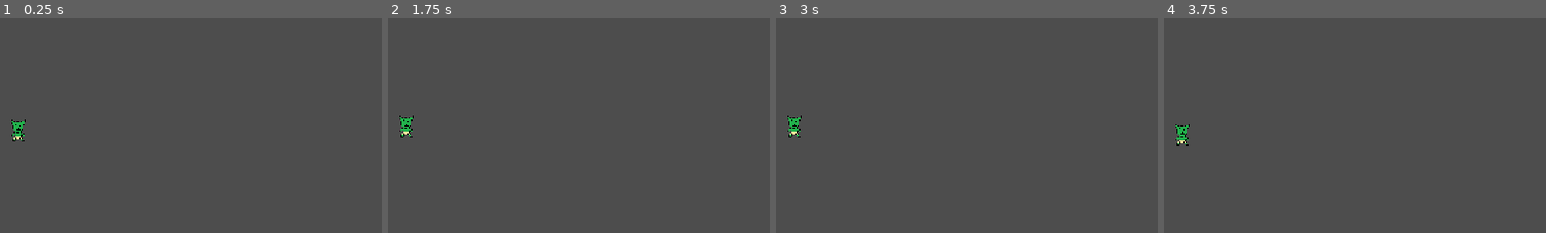
Above: before the commit, frames 1-4 (left to right).
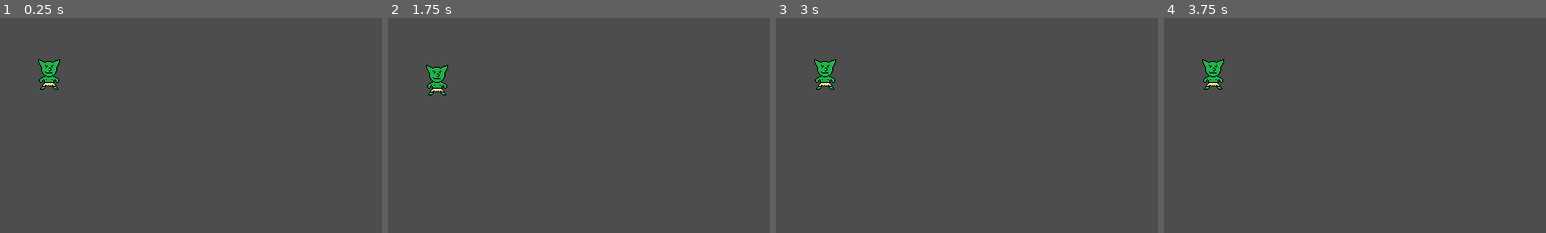
Above: after the commit, the same moments.

Repository: Zelloe/mage-frogs
Game: Godot game, scene res://scenes/game/game.tscn
Same seed, same stepped clock (60 frames per second), same inputs: the game is played once before the commit and once after it.
Inputs:
- Up to frame 1 (0.25 s): no input
- Up to frame 2 (1.75 s): tap Enter at 0.5 s; tap S (press_s, bound only before the commit) at 0.6 s; tap W (press_w, bound only before the commit) at 0.8, 1.35 s; tap Space at 1.25 s; tap Down (p2_down, bound only after the commit) at 1.55 s
- Up to frame 3 (3 s): tap Enter at 2 s; tap Down (p2_down, bound only after the commit) at 2.1 s; tap Up (p2_up, bound only after the commit) at 2.3, 2.85 s; tap Space at 2.75 s
- Up to frame 4 (3.75 s): tap S (press_s, bound only before the commit) at 3.05, 3.6 s; tap Enter at 3.5 s
The pictures show only the part of the screen within x 0-50%, y 0-50%; the shares and areas given below are measured in that part.
In our replay, the window is 800x450 before the commit and 512x288 after it. These sizes can differ from the game's own. Grey fills any space a smaller window leaves; there, only what the larger window draws over its background counts as a difference.

The runs differ from the first frame. In frame 1, 0.8% of the frame differs, in the area x 3-16%, y 19-58%; in frame 2, 0.8%; in frame 3, 0.8%; in frame 4, 0.8%, in the area x 3-16%, y 19-60%.

Commit message:
codigo de movimento unificado

Diff:
--- a/project.godot
+++ b/project.godot
@@ -16,19 +16,41 @@
 
 [display]
 
+window/size/viewport_width=512
+window/size/viewport_height=288
 window/stretch/mode="canvas_items"
 window/stretch/aspect="expand"
 
 [input]
 
-press_w={
+p1_up={
 "deadzone": 0.2,
 "events": [Object(InputEventKey,"resource_local_to_scene":false,"resource_name":"","device":-1,"window_id":0,"alt_press …(192 unchanged characters)…
 ]
 }
-press_s={
+p1_down={
 "deadzone": 0.2,
 "events": [Object(InputEventKey,"resource_local_to_scene":false,"resource_name":"","device":-1,"window_id":0,"alt_press …(192 unchanged characters)…
+]
+}
+p1_action={
+"deadzone": 0.2,
+"events": [Object(InputEventKey,"resource_local_to_scene":false,"resource_name":"","device":-1,"window_id":0,"alt_pressed":false,"shift_pressed":false,"ctrl_pressed":false,"meta_pressed":false,"pressed":false,"keycode":0,"physical_keycode":32,"key_label":0,"unicode":32,"location":0,"echo":false,"script":null)
+]
+}
+p2_up={
+"deadzone": 0.2,
+"events": [Object(InputEventKey,"resource_local_to_scene":false,"resource_name":"","device":-1,"window_id":0,"alt_pressed":false,"shift_pressed":false,"ctrl_pressed":false,"meta_pressed":false,"pressed":false,"keycode":0,"physical_keycode":4194320,"key_label":0,"unicode":0,"location":0,"echo":false,"script":null)
+]
+}
+p2_down={
+"deadzone": 0.2,
+"events": [Object(InputEventKey,"resource_local_to_scene":false,"resource_name":"","device":-1,"window_id":0,"alt_pressed":false,"shift_pressed":false,"ctrl_pressed":false,"meta_pressed":false,"pressed":false,"keycode":0,"physical_keycode":4194322,"key_label":0,"unicode":0,"location":0,"echo":false,"script":null)
+]
+}
+p2_action={
+"deadzone": 0.2,
+"events": [Object(InputEventKey,"resource_local_to_scene":false,"resource_name":"","device":-1,"window_id":0,"alt_pressed":false,"shift_pressed":false,"ctrl_pressed":false,"meta_pressed":false,"pressed":false,"keycode":0,"physical_keycode":4194319,"key_label":0,"unicode":0,"location":0,"echo":false,"script":null)
 ]
 }
 
--- a/scenes/game/game.tscn
+++ b/scenes/game/game.tscn
@@ -1,11 +1,12 @@
 [gd_scene format=3 uid="uid://bw6sjnsjxest2"]
 
-[ext_resource type="PackedScene" uid="uid://48hfhgbcltuv" path="res://player_l.tscn" id="1_80nbo"]
-[ext_resource type="PackedScene" uid="uid://b282asqwi1h0e" path="res://map.tscn" id="1_e2o6t"]
+[ext_resource type="PackedScene" uid="uid://b282asqwi1h0e" path="res://scenes/maps/map.tscn" id="1_e2o6t"]
+[ext_resource type="PackedScene" uid="uid://48hfhgbcltuv" path="res://scenes/players/player.tscn" id="2_7h61r"]
 
 [node name="game" type="Node2D" unique_id=2098349497]
 
 [node name="Map" parent="." unique_id=1652249334 instance=ExtResource("1_e2o6t")]
 
-[node name="PlayerL" parent="." unique_id=2055167309 instance=ExtResource("1_80nbo")]
-position = Vector2(27, 170)
+[node name="CharacterBody2D" parent="." unique_id=2069768529 instance=ExtResource("2_7h61r")]
+position = Vector2(51, 59)
+side = -1
--- a/scenes/players/movement_left.gd
+++ b/scenes/players/movement.gd
@@ -3,9 +3,21 @@
 @export var max_speed := 300.0
 @export var acceleration := 1500.0
 @export var friction := 1800.0
+@export var side: int
+var action_up: String
+var action_down: String
+
+
+func _ready():
+	if side > 0:
+		action_up = "p1_up"
+		action_down = "p1_down"
+	elif side < 0:
+		action_up = "p2_up"
+		action_down = "p2_down"
 
 func _physics_process(delta: float) -> void:
-	var direction := Input.get_axis("press_w", "press_s")
+	var direction := Input.get_axis(action_up, action_down)
 	var target_velocity := direction * max_speed
 	var rate := acceleration if direction != 0.0 else friction
 
--- a/scenes/players/player_l.tscn
+++ b/scenes/players/player.tscn
@@ -1,6 +1,6 @@
 [gd_scene format=3 uid="uid://48hfhgbcltuv"]
 
-[ext_resource type="Script" uid="uid://b7rnv01i1kn7a" path="res://movement_left.gd" id="1_23ycj"]
+[ext_resource type="Script" uid="uid://b7rnv01i1kn7a" path="res://scenes/players/movement.gd" id="1_23ycj"]
 [ext_resource type="Texture2D" uid="uid://hxhojo2adqhq" path="res://assets/goblin_idle.png" id="2_23ycj"]
 
 [sub_resource type="AtlasTexture" id="AtlasTexture_8dy6e"]
@@ -28,15 +28,13 @@
 [sub_resource type="RectangleShape2D" id="RectangleShape2D_11fwb"]
 size = Vector2(17, 30)
 
-[node name="PlayerL" type="Node2D" unique_id=2055167309]
-
-[node name="CharacterBody2D" type="CharacterBody2D" parent="." unique_id=2069768529]
+[node name="CharacterBody2D" type="CharacterBody2D" unique_id=2069768529]
 script = ExtResource("1_23ycj")
 
-[node name="AnimatedSprite2D" type="AnimatedSprite2D" parent="CharacterBody2D" unique_id=378042585]
+[node name="AnimatedSprite2D" type="AnimatedSprite2D" parent="." unique_id=378042585]
 sprite_frames = SubResource("SpriteFrames_11fwb")
 frame_progress = 0.24353002
 
-[node name="CollisionShape2D" type="CollisionShape2D" parent="CharacterBody2D" unique_id=2126507800]
+[node name="CollisionShape2D" type="CollisionShape2D" parent="." unique_id=2126507800]
 position = Vector2(0.5, 1)
 shape = SubResource("RectangleShape2D_11fwb")
--- a/scenes/spells/fogo.tscn
+++ b/scenes/spells/fire.tscn
@@ -1,5 +1,6 @@
-[gd_scene format=3 uid="uid://d1gdrujrgjoli"]
+[gd_scene format=3 uid="uid://dclsm0xb6sbd2"]
 
+[ext_resource type="Script" path="res://scenes/spells/fire.gd" id="1_n1cdk"]
 [ext_resource type="Texture2D" uid="uid://bvc2bb24if61w" path="res://assets/fogo.png" id="1_xs3m7"]
 
 [sub_resource type="CircleShape2D" id="CircleShape2D_11fwb"]
@@ -42,6 +43,9 @@
 }]
 
 [node name="fogo" type="Node2D" unique_id=1072842850]
+script = ExtResource("1_n1cdk")
+speed = null
+direction = null
 
 [node name="Area2D" type="Area2D" parent="." unique_id=1886126709]
 
Renamed: scenes/players/movement_left.gd.uid -> scenes/players/movement.gd.uid
